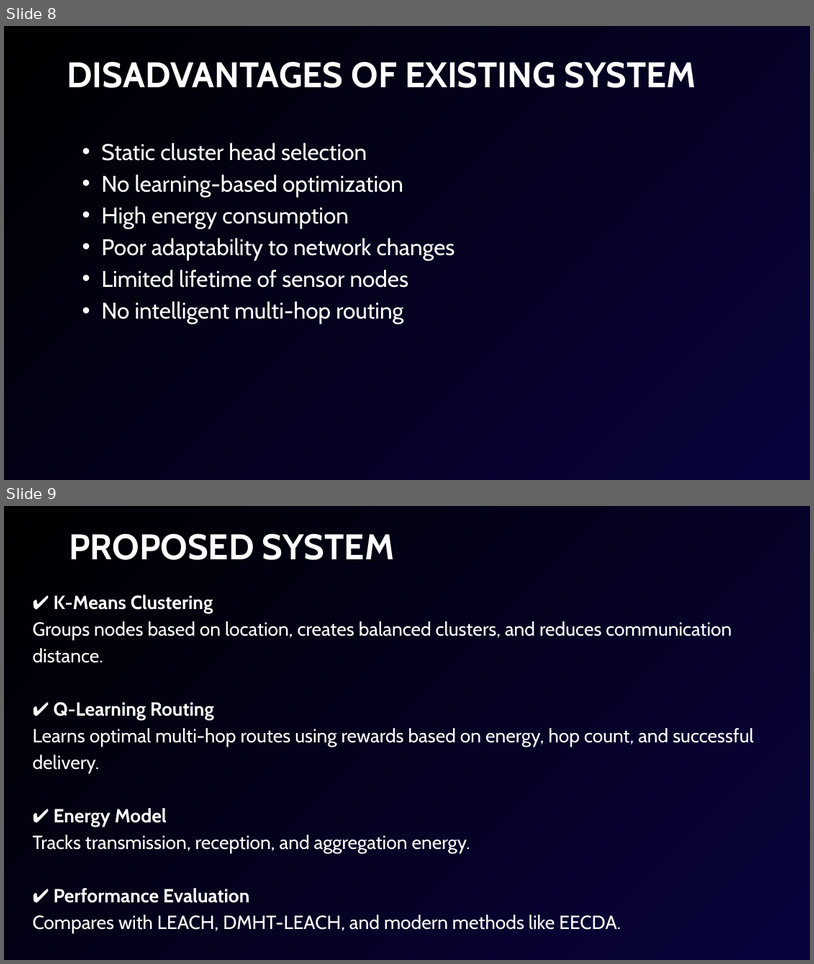
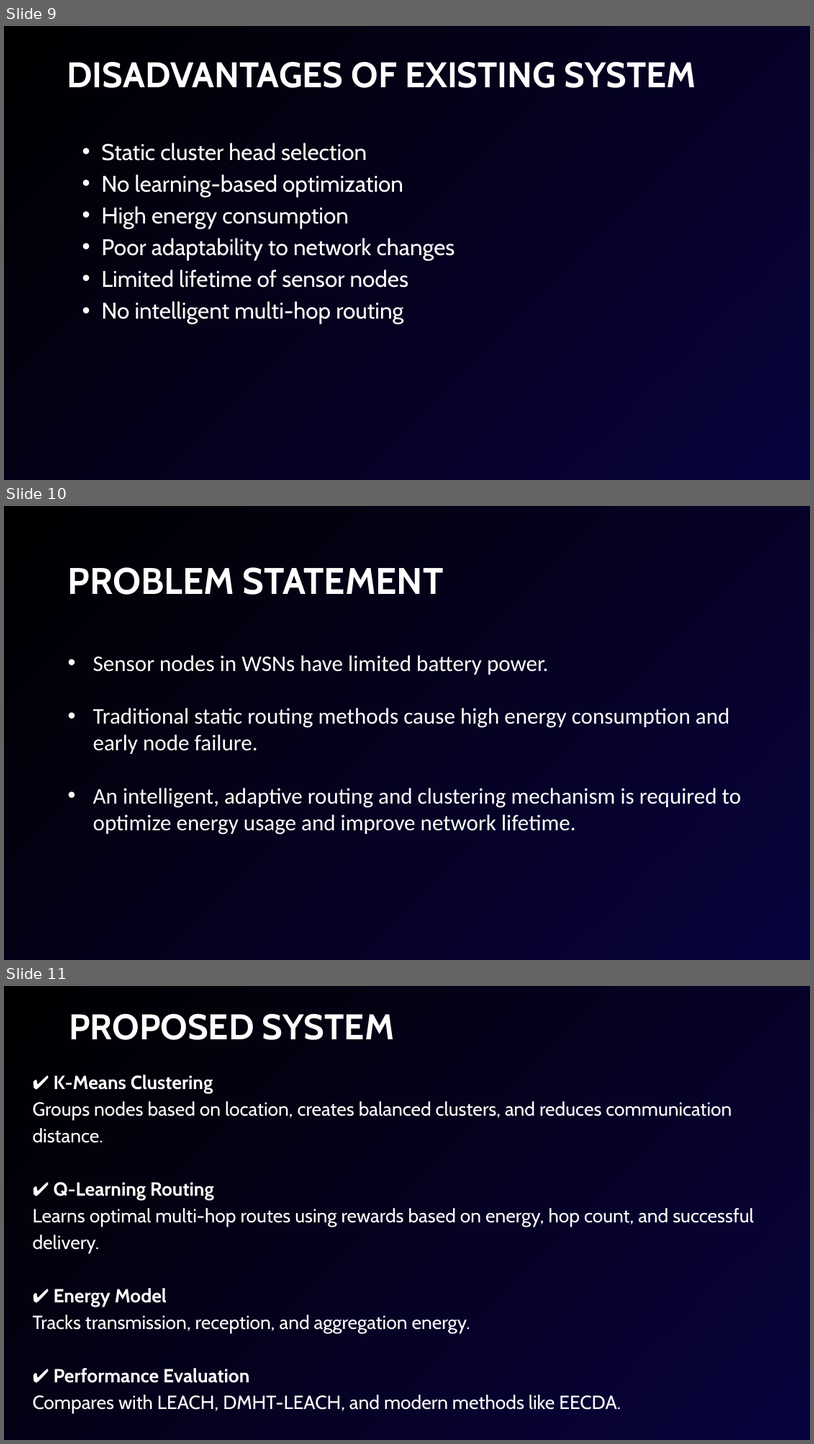
Before and after one commit to Reena-senthilkumar/Major-project-, a slide deck: INTRODUCTION (1).pptx. Shown one above the other, each under a label of ours: slides 8 and 9 before the commit, slides 9, 10 and 11 after it. The pictures are 814x964 and 814x1444 pixels, drawn with LibreOffice and Linux fonts; fonts in the diff are those of the drawing. Boxes give left, top, right and bottom in pixels: in the first picture for what was removed or moved away, otherwise in the second. Text is boxed around its words. In the diff, an @@ line names an element or a change of style, - is before the commit and + after.

```diff
--- a/INTRODUCTION (1).pptx
+++ b/INTRODUCTION (1).pptx
@@ slide 10 added at (4, 506, 810, 960), background gradient #000000 to #09033D @@
@@ text added at (68, 567, 444, 595), 66 pt, text #FFFFFF, bold @@
+PROBLEM STATEMENT
@@ text added at (93, 655, 742, 834), 40 pt, text #FFFFFF @@
+• Sensor nodes in WSNs have limited battery power.
+• Traditional static routing methods cause high energy consumption and early node failure.
+• An intelligent, adaptive routing and clustering mechanism is required to optimize energy usage and improve network lifetime.
@@ what was slide 8 is now slide 9 @@
@@ what was slide 9 is now slide 11 @@
```
Also in this commit, not shown: 3 slides changed, 1 other slide added.
